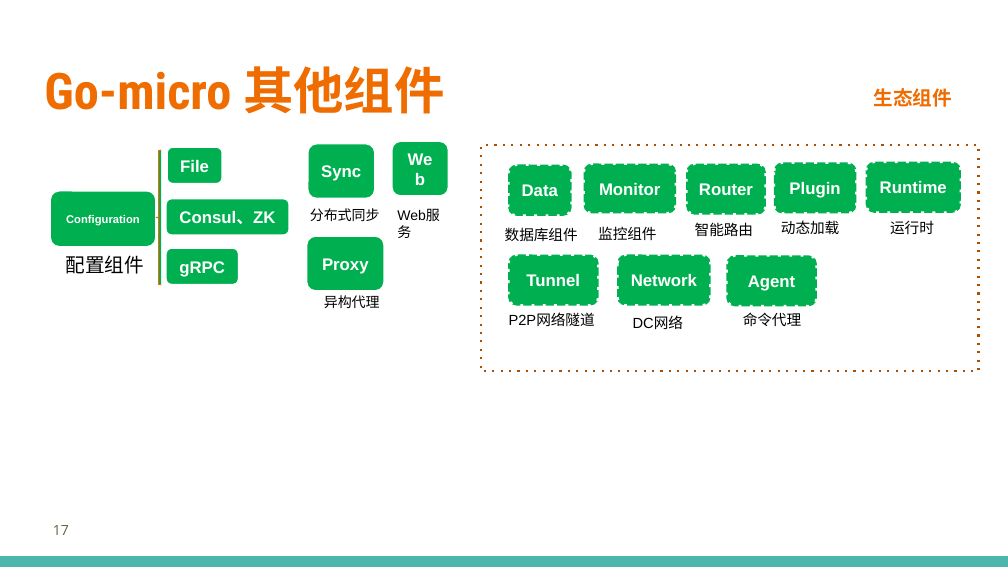
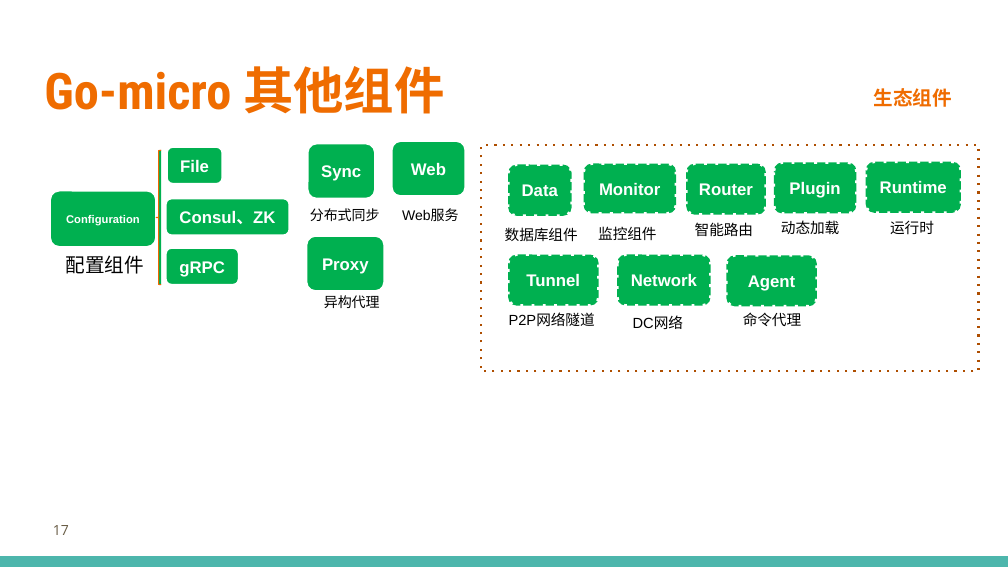
Before and after one commit to printfcoder/stack-rpc-tutorials, a slide deck: slide 17 of others/share/learning-go/【第一期】Go-Micro框架设计.pptx. Drawn at 1008x567 pixels with LibreOffice and Linux fonts; fonts in the diff are those of the drawing; background and template pictures are left out. Boxes give left, top, right and bottom in pixels: in the first picture for what was removed or moved away, otherwise in the second. Text is boxed around its words. In the diff, an @@ line names an element or a change of style, - is before the commit and + after.

```diff
--- a/others/share/learning-go/【第一期】Go-Micro框架设计.pptx
+++ b/others/share/learning-go/【第一期】Go-Micro框架设计.pptx
@@ rounded rectangle "Web" resized from (x1=391, y1=140, x2=449, y2=197) to (x1=391, y1=140, x2=466, y2=197) @@
@@ text "Web服务" rewrapped from (x1=387, y1=202, x2=463, y2=229) to (x1=402, y1=209, x2=458, y2=221) @@
```
Also in this commit, not shown: 7 other slides changed, 10 other files.
